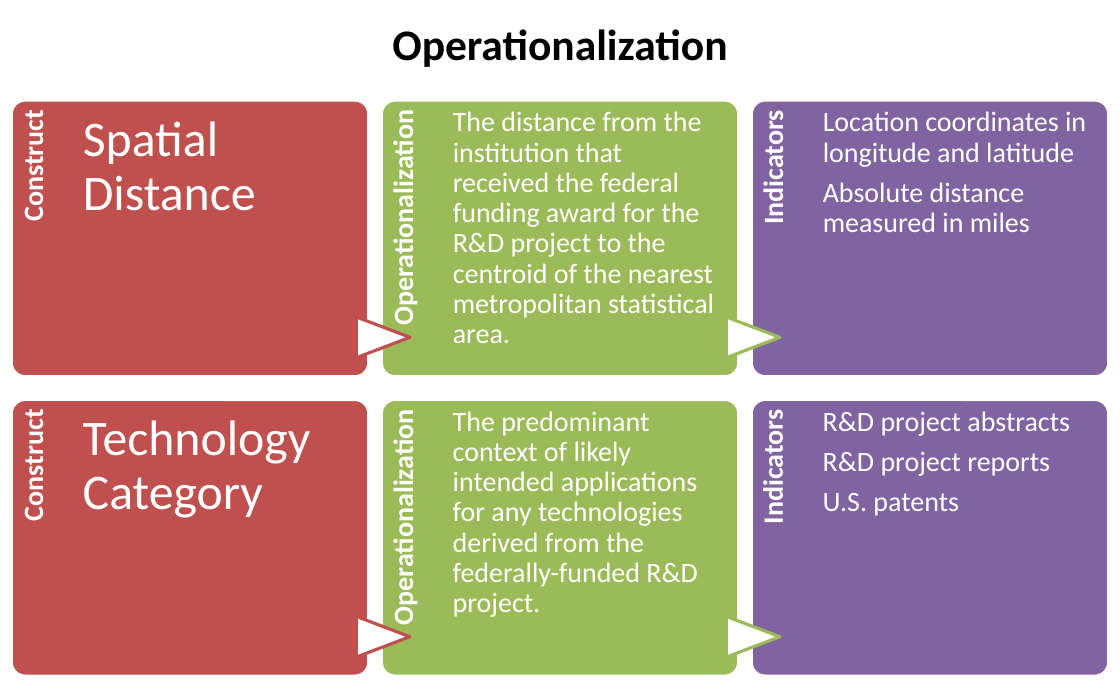
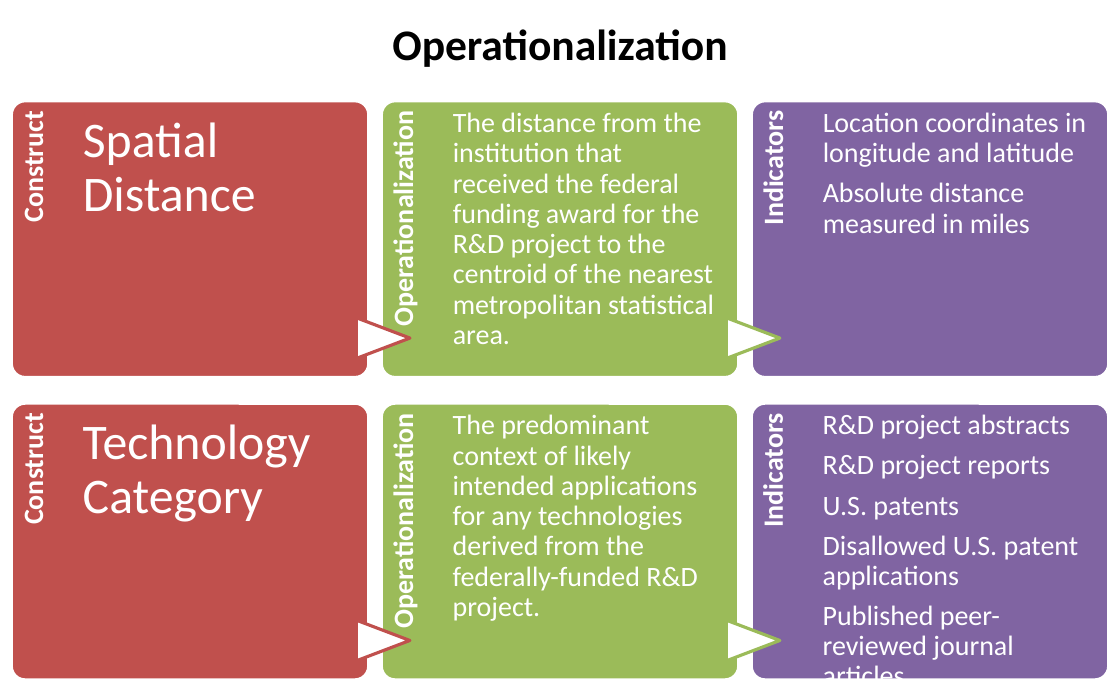
Before and after one commit to SLU-Courses-Townes/SOC5600, a slide deck: slide 19 of FinalProject/Presentation/Townes_SOC5600_FinalProject_Presentation.pptx. Drawn at 1120x700 pixels with LibreOffice and Linux fonts; fonts in the diff are those of the drawing. Boxes give left, top, right and bottom in pixels: in the first picture for what was removed or moved away, otherwise in the second. Text is boxed around its words. In the diff, an @@ line names an element or a change of style, - is before the commit and + after.

Commit message:
Draft of FinalProject presentation

```diff
--- a/FinalProject/Presentation/Townes_SOC5600_FinalProject_Presentation.pptx
+++ b/FinalProject/Presentation/Townes_SOC5600_FinalProject_Presentation.pptx
@@ text at (823, 535, 1079, 678): paragraphs added @@
+Disallowed U.S. patent applications
+Published peer-reviewed journal articles
@@ 5 texts, 3 rounded rectangles, 2 flow chart extracts: place and size @@
-5 texts, 3 rounded rectangles, 2 flow chart extracts at (11, 400, 1109, 676)
+5 texts, 3 rounded rectangles, 2 flow chart extracts at (11, 403, 1109, 680)
```
Also in this commit, not shown: 6 other slides changed.
